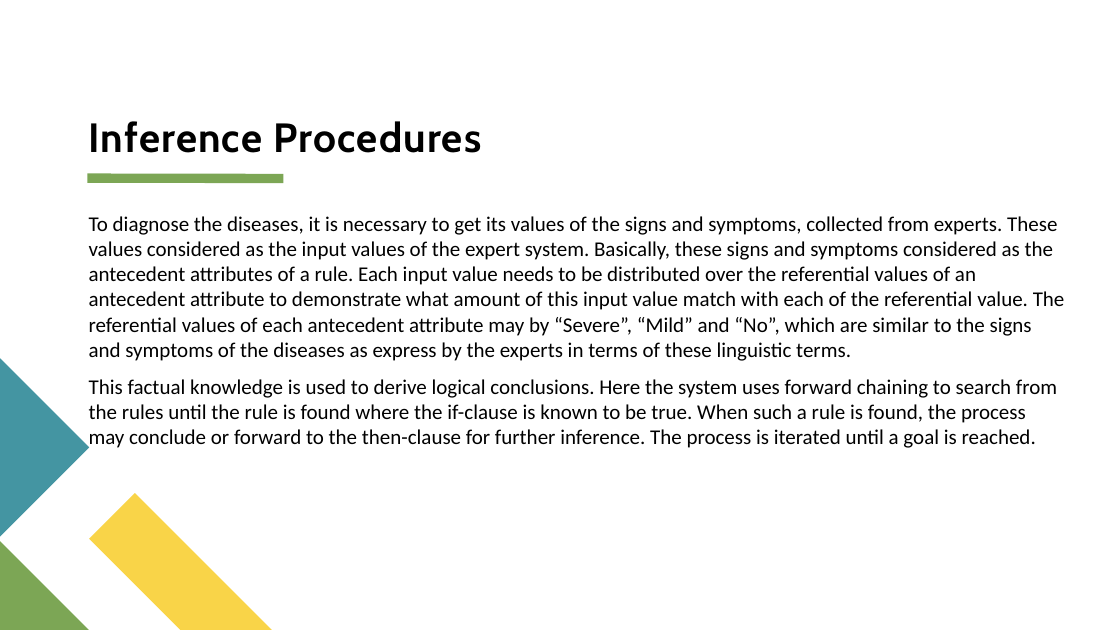
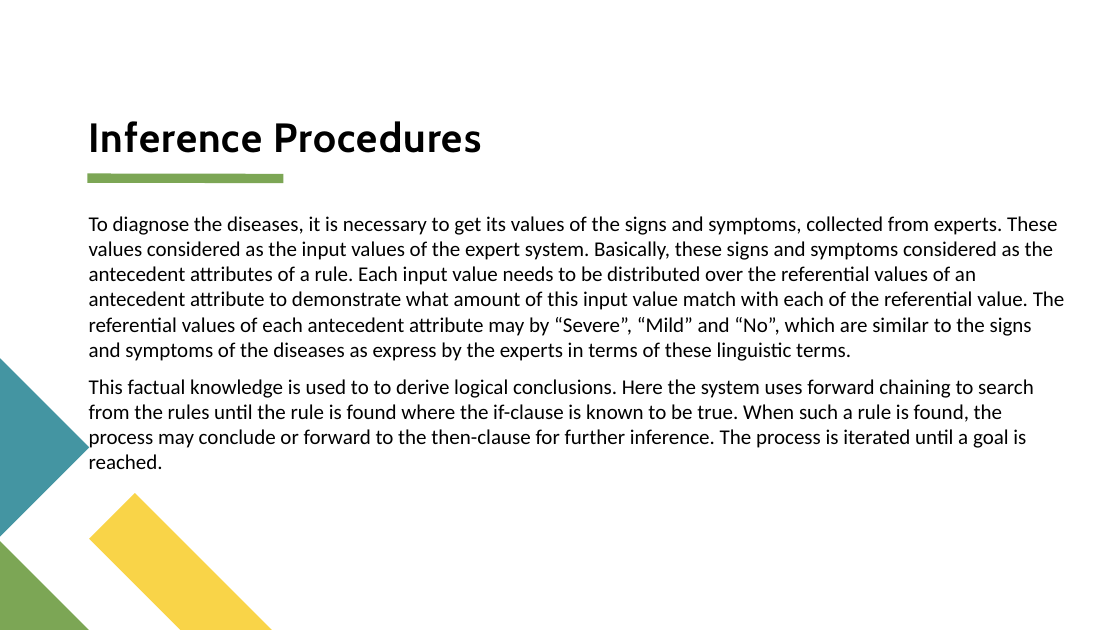
Before and after one commit to TVaibhavi/KES-Disease-Prognosis, a slide deck: slide 7 of Project Documents/Disease Prognosis Expert System.pptx. Drawn at 1120x630 pixels with LibreOffice and Linux fonts; fonts in the diff are those of the drawing. Boxes give left, top, right and bottom in pixels: in the first picture for what was removed or moved away, otherwise in the second. Text is boxed around its words. In the diff, an @@ line names an element or a change of style, - is before the commit and + after.

Commit message:
Add files via upload
Powerpoint presentation file uploaded

```diff
--- a/Project Documents/Disease Prognosis Expert System.pptx
+++ b/Project Documents/Disease Prognosis Expert System.pptx
@@ text at box(89, 379, 1034, 469): text changed @@
-This factual knowledge is used to derive logical conclusions. Here the system uses forward chaining to search from the rules until the rule is found where the if-clause is known to be true. When such a rule is found, the process may conclude or forward to the then-clause for further inference. The process is iterated until a goal is reached.
+This factual knowledge is used to to derive logical conclusions. Here the system uses forward chaining to search from the rules until the rule is found where the if-clause is known to be true. When such a rule is found, the process may conclude or forward to the then-clause for further inference. The process is iterated until a goal is reached.
```
Also in this commit, not shown: 1 other slide changed.
